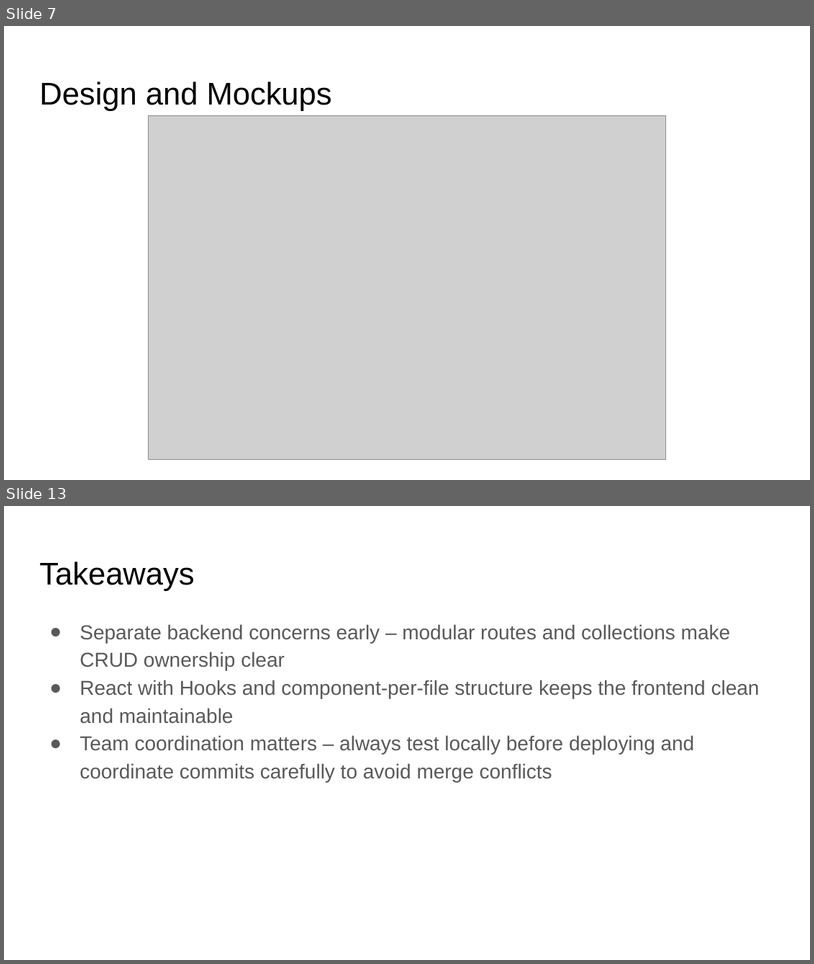
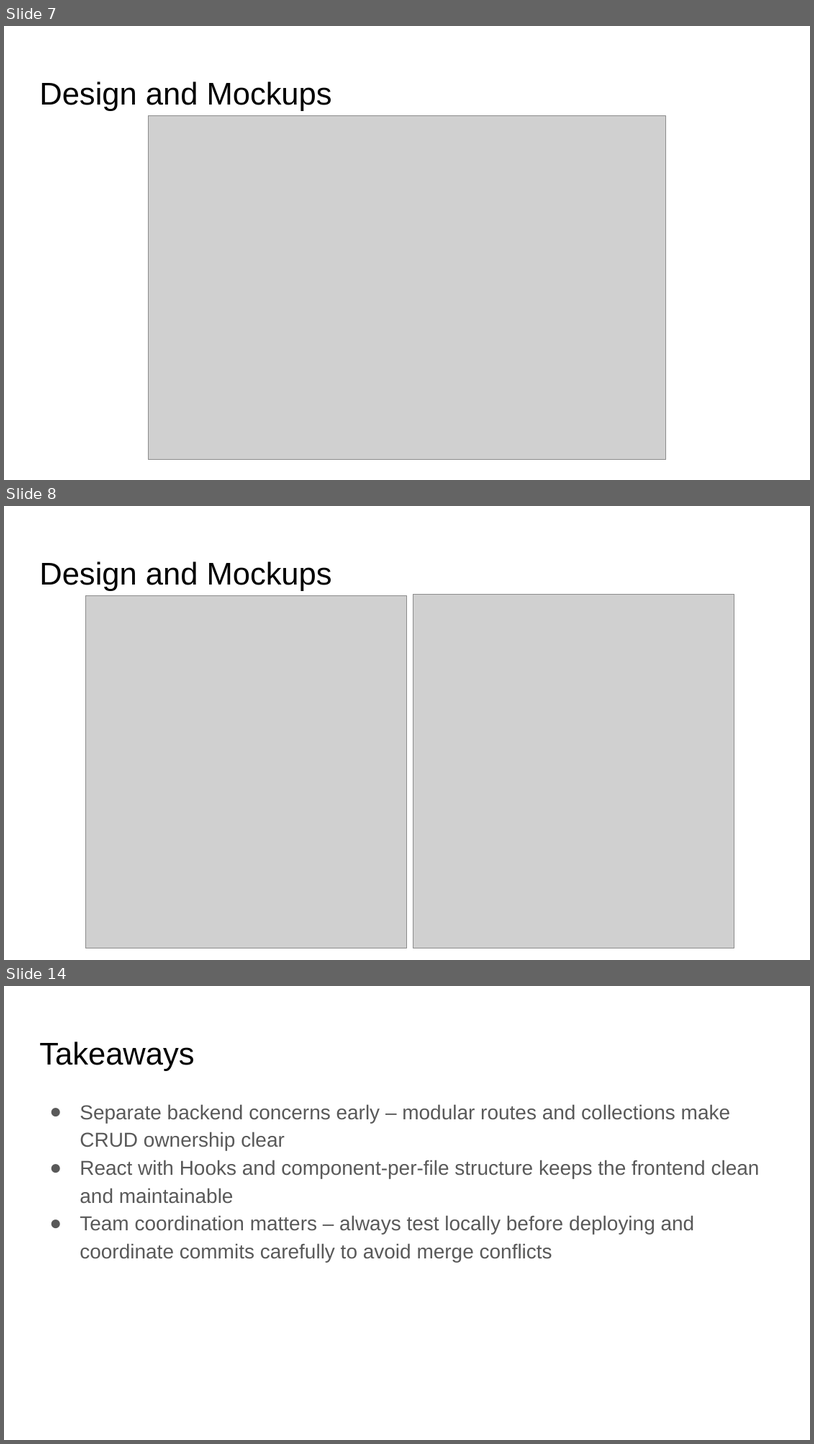
Before and after one commit to aniketnandi/Habit-Forge, a slide deck: HabitForge_Presentation.pptx. Shown one above the other, each under a label of ours: slides 7 and 13 before the commit, slides 7, 8 and 14 after it; the slides between them are not shown. The pictures are 814x964 and 814x1444 pixels, drawn with LibreOffice and Linux fonts; fonts in the diff are those of the drawing; grey boxes stand for pictures. Boxes give left, top, right and bottom in pixels: in the first picture for what was removed or moved away, otherwise in the second. Text is boxed around its words. In the diff, an @@ line names an element or a change of style, - is before the commit and + after.

```diff
--- a/HabitForge_Presentation.pptx
+++ b/HabitForge_Presentation.pptx
@@ slide 8 added at [4, 506, 810, 960], background #FFFFFF @@
@@ title added at [39, 561, 332, 591], 28 pt, text #000000 @@
+Design and Mockups
@@ picture added at [85, 595, 407, 947] @@
@@ picture added at [414, 594, 736, 948] @@
@@ what was slide 13 is now slide 14 @@
```
Also in this commit, not shown: 7 slides changed, 23 other files.
